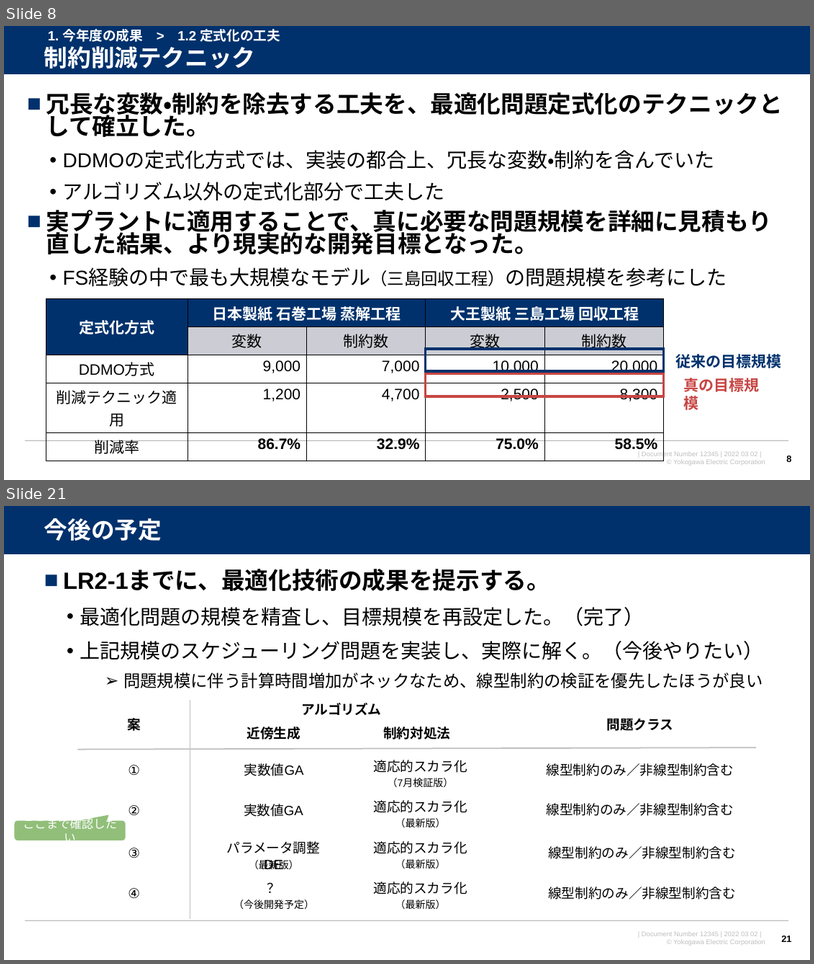
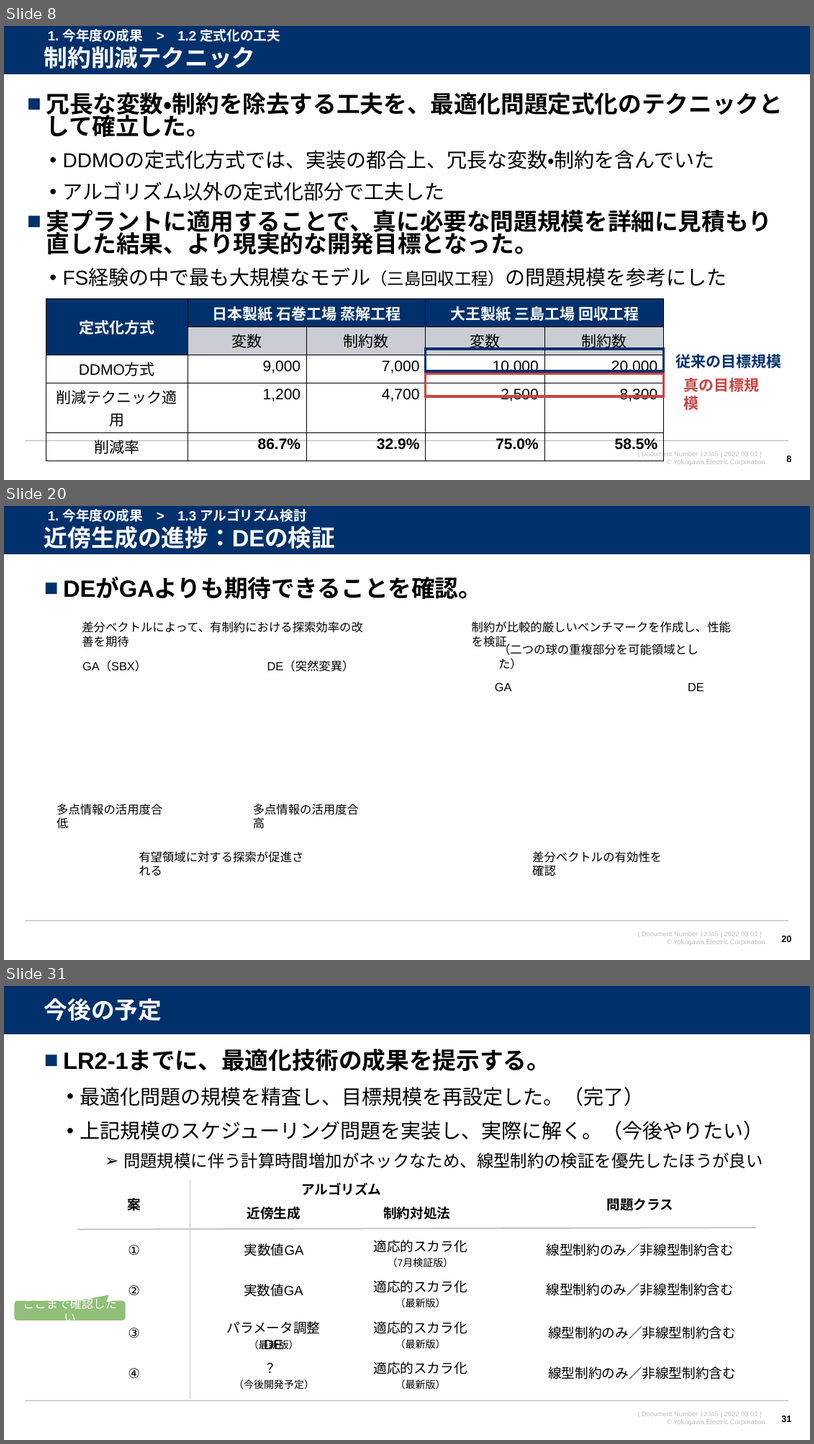
Before and after one commit to watarukumagai-git/opt, a slide deck: 220302_来年度の共同研究について_rev.0.pptx. Shown one above the other, each under a label of ours: slides 8 and 21 before the commit, slides 8, 20 and 31 after it; the slides between them are not shown. The pictures are 814x964 and 814x1444 pixels, drawn with LibreOffice and Linux fonts; fonts in the diff are those of the drawing; background and template pictures are left out. Boxes give left, top, right and bottom in pixels: in the first picture for what was removed or moved away, otherwise in the second. Text is boxed around its words. In the diff, an @@ line names an element or a change of style, - is before the commit and + after.

```diff
--- a/220302_来年度の共同研究について_rev.0.pptx
+++ b/220302_来年度の共同研究について_rev.0.pptx
@@ slide 20 added at (4,506,810,960), background #FFFFFF; not listed: 4 template elements that a slide beside it also shows @@
@@ title added at (44,526,335,548), 28 pt, text #FFFFFF, bold @@
+近傍生成の進捗：DEの検証
@@ text added at (48,509,306,522), 16 pt, text #FFFFFF, bold @@
+1. 今年度の成果 > 1.3 アルゴリズム検討
@@ text added at (63,578,482,599), 28 pt, text #000000, bold @@
+■ DEがGAよりも期待できることを確認。
@@ text added at (82,621,363,647), 14 pt, text #000000 @@
+差分ベクトルによって、有制約における探索効率の改善を期待
@@ text added at (472,621,731,649), 14 pt, text #000000 @@
+制約が比較的厳しいベンチマークを作成し、性能を検証
@@ text added at (499,642,699,669), 14 pt, text #000000 @@
+（二つの球の重複部分を可能領域とした）
@@ text added at (82,661,147,672), 14 pt, text #000000 @@
+GA（SBX）
@@ text added at (268,661,355,672), 14 pt, text #000000 @@
+DE（突然変異）
@@ text added at (495,682,512,691), 14 pt, text #000000 @@
+GA
@@ text added at (688,682,705,691), 14 pt, text #000000 @@
+DE
@@ text added at (57,803,162,829), 14 pt, text #000000 @@
+多点情報の活用度合低
@@ text added at (253,803,359,829), 14 pt, text #000000 @@
+多点情報の活用度合高
@@ text added at (139,851,304,875), 14 pt, text #000000 @@
+有望領域に対する探索が促進される
@@ text added at (532,851,662,876), 14 pt, text #000000 @@
+差分ベクトルの有効性を確認
@@ page number added at (782,935,792,942), 11 pt, text #000000, bold @@
+20
@@ what was slide 21 is now slide 31 @@
```
Also in this commit, not shown: 7 slides changed, 9 other slides added.
